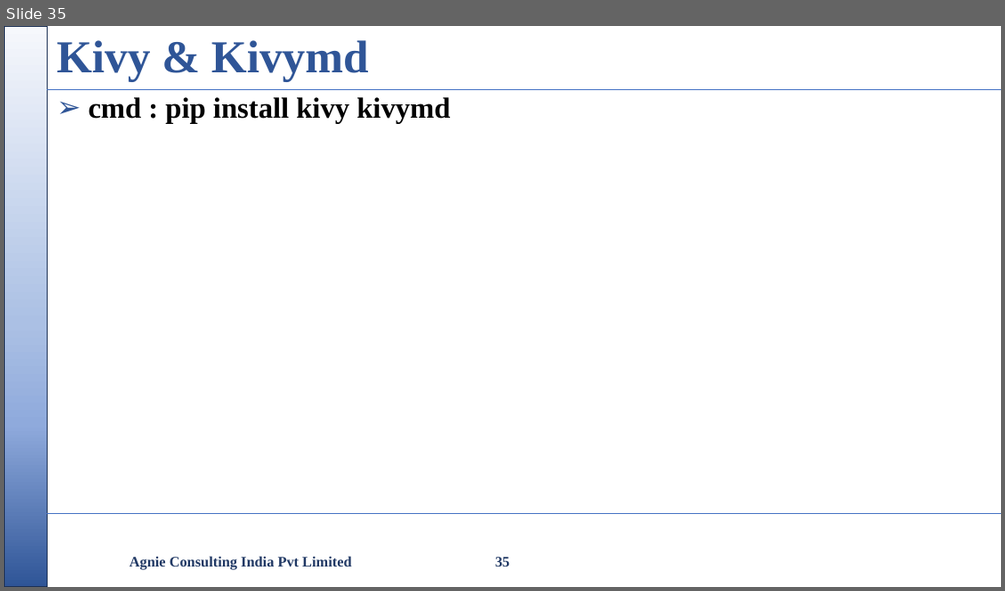
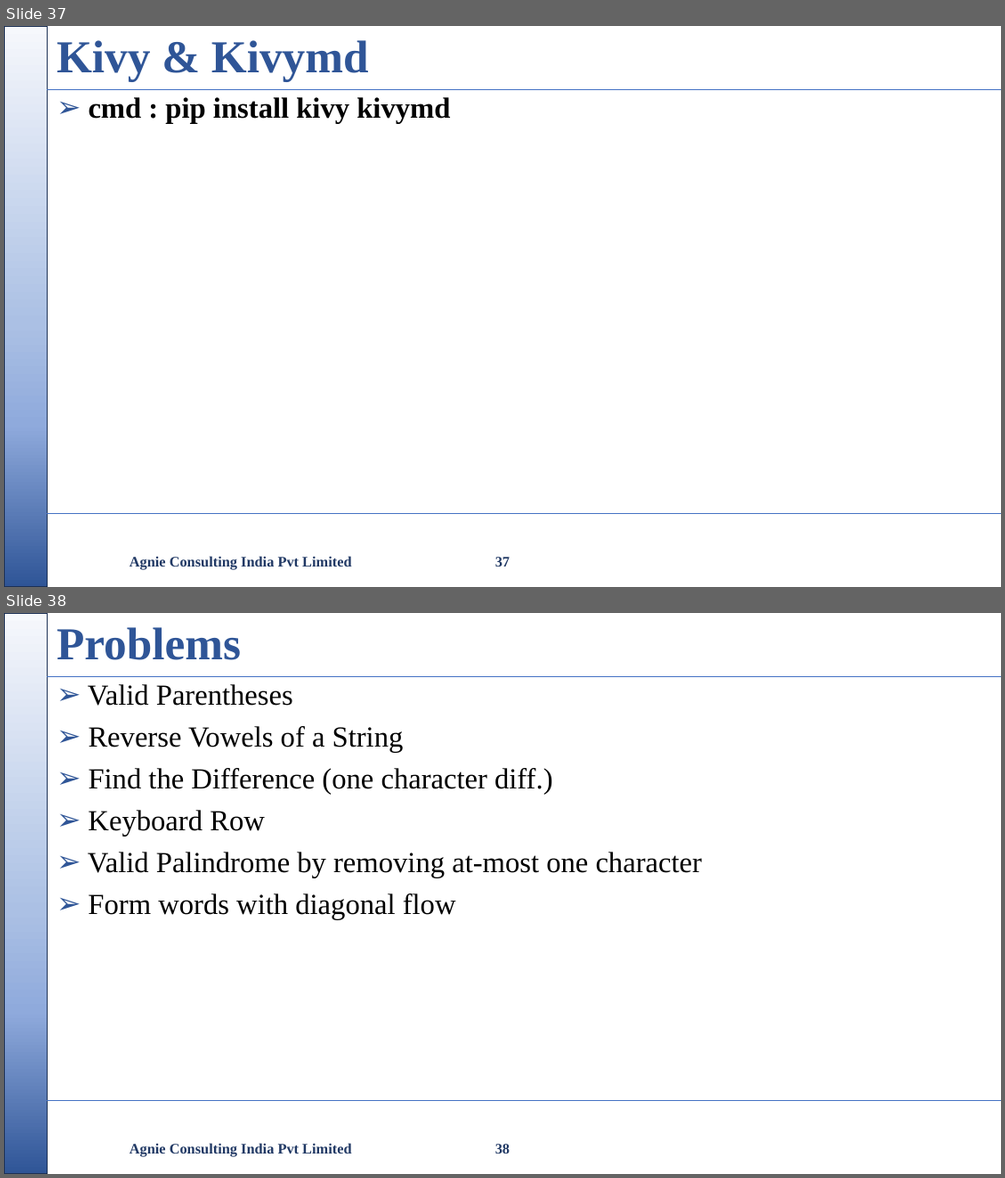
Before and after one commit to nikishdaniel1-del/Python-Cls, a slide deck: python class/Python Class.pptx. Shown one above the other, each under a label of ours: slide 35 before the commit, slides 37 and 38 after it. The pictures are 1005x591 and 1005x1178 pixels, drawn with LibreOffice and Linux fonts; fonts in the diff are those of the drawing; background and template pictures are left out. Boxes give left, top, right and bottom in pixels: in the first picture for what was removed or moved away, otherwise in the second. Text is boxed around its words. In the diff, an @@ line names an element or a change of style, - is before the commit and + after.

```diff
--- a/python class/Python Class.pptx
+++ b/python class/Python Class.pptx
@@ slide 38 added at <box>4,613,1001,1174</box>, background #FFFFFF; not listed: 3 template elements that a slide beside it also shows @@
@@ title added at <box>57,627,241,660</box>, 44 pt, text #2F5597, bold @@
+Problems
@@ text added at <box>88,684,702,920</box>, 28 pt, text #000000 @@
+➢ Valid Parentheses
+➢ Reverse Vowels of a String
+➢ Find the Difference (one character diff.)
+➢ Keyboard Row
+➢ Valid Palindrome by removing at-most one character
+➢ Form words with diagonal flow
@@ text added at <box>129,1143,351,1157</box>, 14 pt, text #203864, bold @@
+Agnie Consulting India Pvt Limited
@@ page number added at <box>495,1143,510,1153</box>, 14 pt, text #203864, bold @@
+38
@@ what was slide 35 is now slide 37 @@
@@ page number at <box>495,556,510,566</box>: text changed @@
-35
+37
```
Also in this commit, not shown: 3 slides changed, 2 other slides added, 2 other files.
